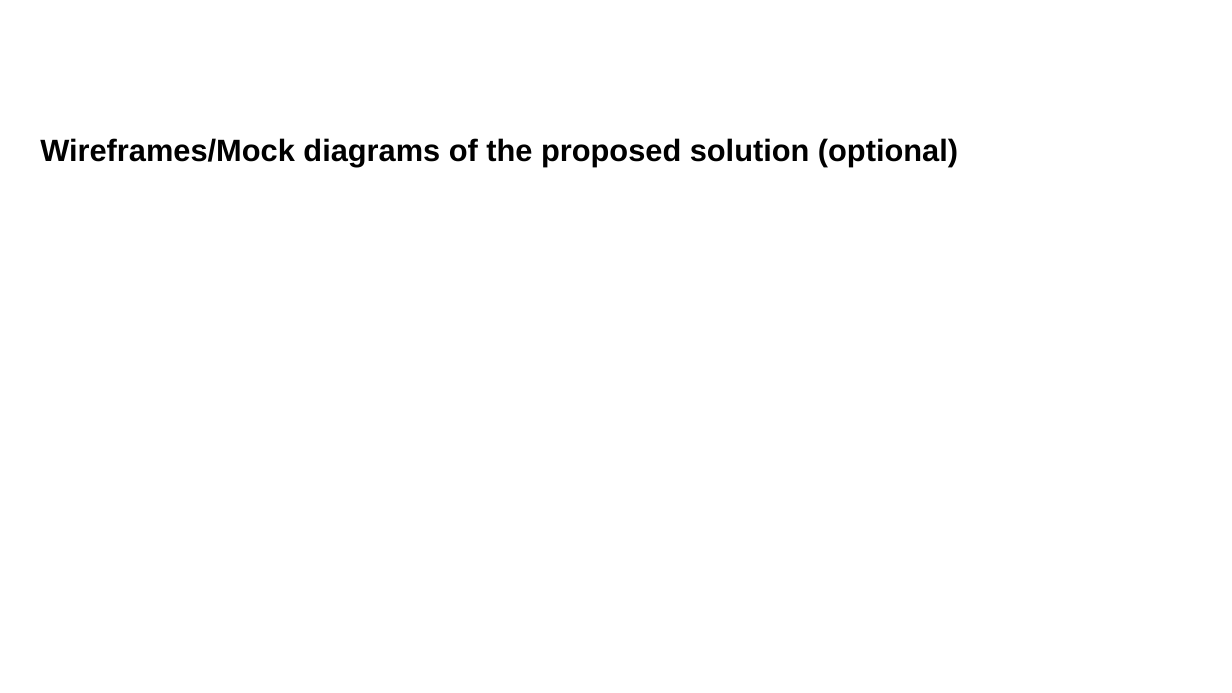
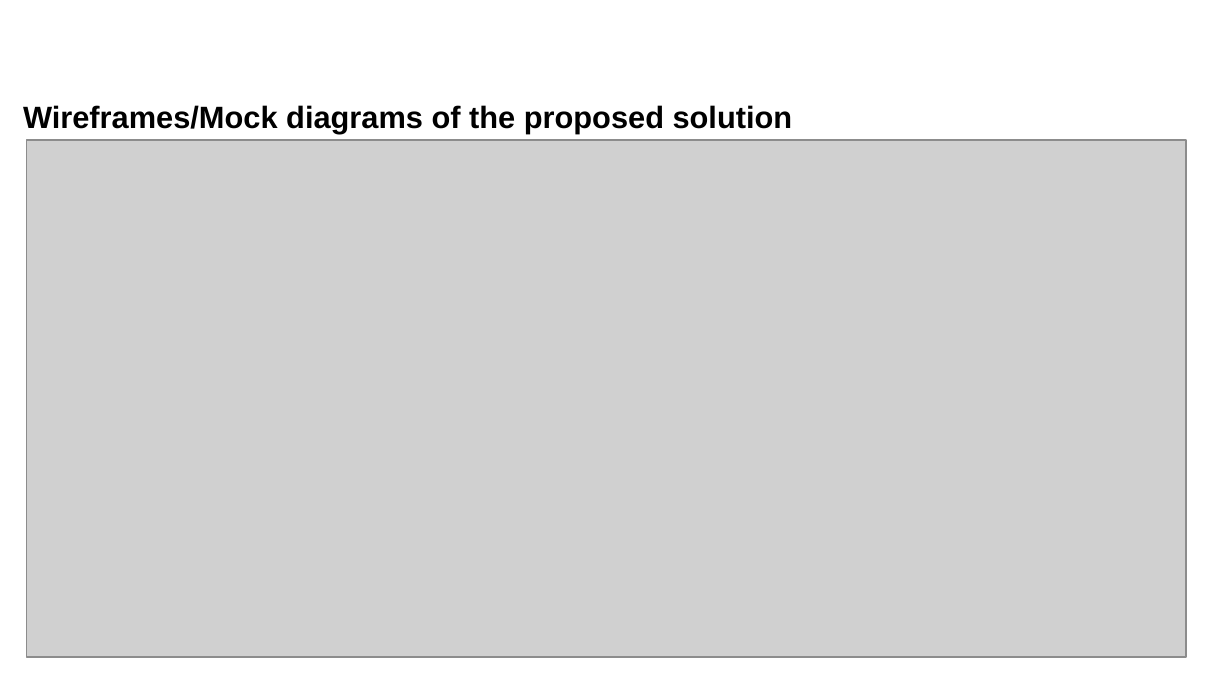
Before and after one commit to Bhakti-e/ibha-ksp, a slide deck: slide 6 of Ibha_KSP_Prototype_Submission.pptx. Drawn at 1232x693 pixels with LibreOffice and Linux fonts; fonts in the diff are those of the drawing; grey boxes stand for pictures; background and template pictures are left out. Boxes give left, top, right and bottom in pixels: in the first picture for what was removed or moved away, otherwise in the second. Text is boxed around its words. In the diff, an @@ line names an element or a change of style, - is before the commit and + after.

```diff
--- a/Ibha_KSP_Prototype_Submission.pptx
+++ b/Ibha_KSP_Prototype_Submission.pptx
@@ text at (x1=23, y1=105, x2=793, y2=134): text changed @@
-Wireframes/Mock diagrams of the proposed solution (optional)
+Wireframes/Mock diagrams of the proposed solution
@@ picture added at (x1=27, y1=140, x2=1186, y2=658) @@
```
Also in this commit, not shown: 10 other slides changed, 3 slides removed, 5 other files.
